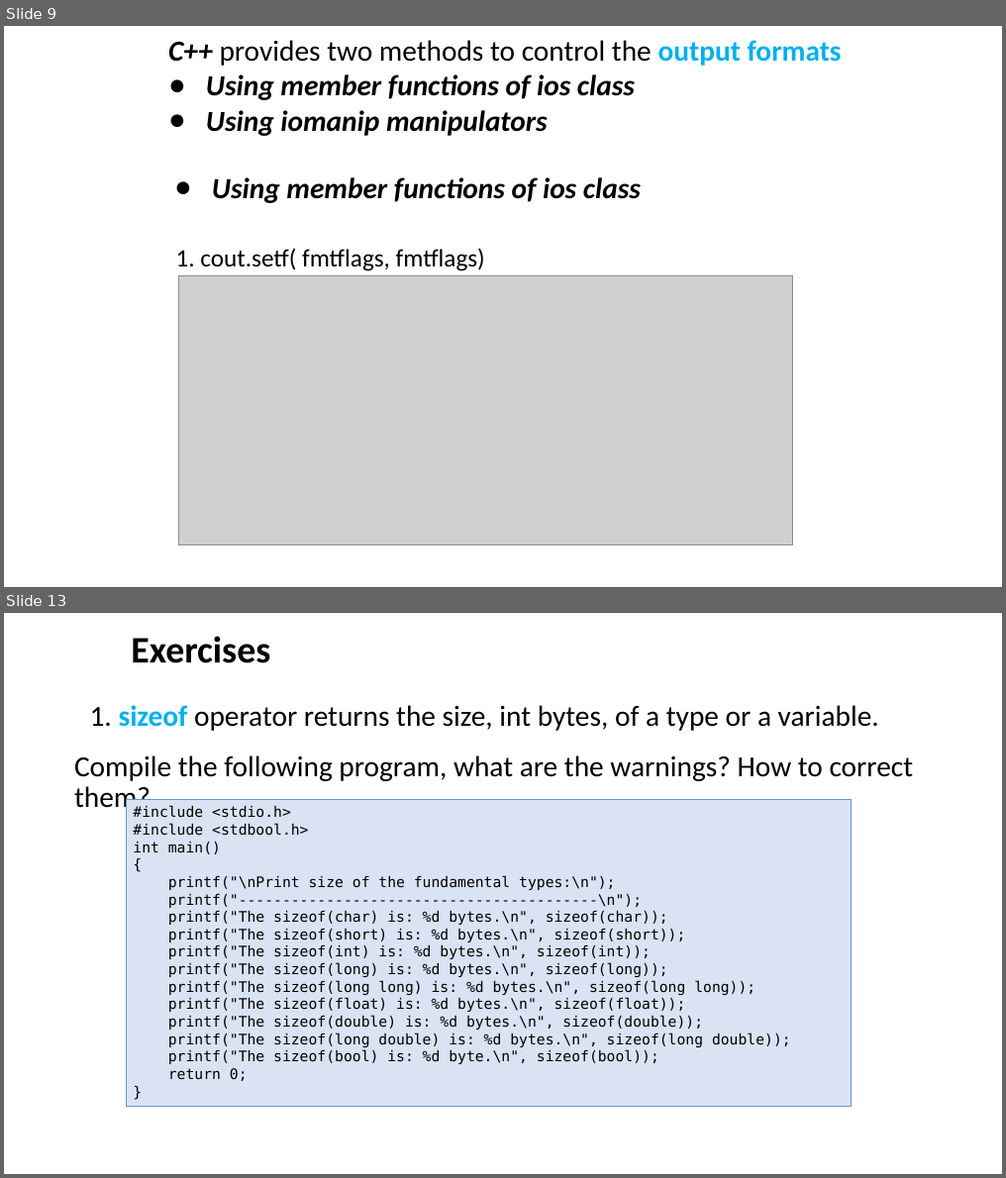
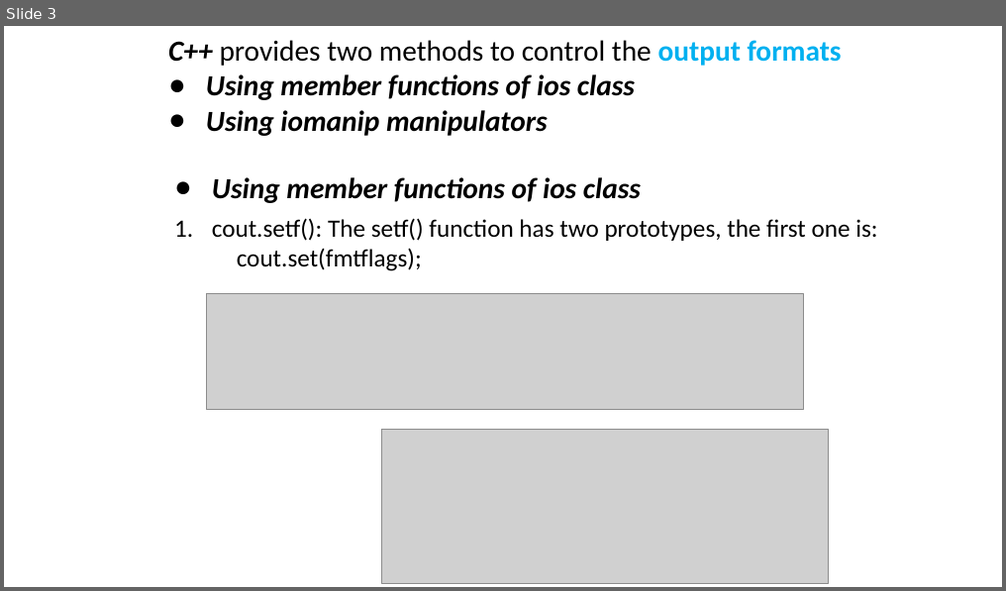
Before and after one commit to ShiqiYu/CPP, a slide deck: week02/Lab02.pptx. Shown one above the other, each under a label of ours: slides 9 and 13 before the commit, slide 3 after it; the slides between them are not shown. The pictures are 1006x1178 and 1006x591 pixels, drawn with LibreOffice and Linux fonts; fonts in the diff are those of the drawing; grey boxes stand for pictures; background and template pictures are left out. Boxes give left, top, right and bottom in pixels: in the first picture for what was removed or moved away, otherwise in the second. Text is boxed around its words. In the diff, an @@ line names an element or a change of style, - is before the commit and + after.

```diff
--- a/week02/Lab02.pptx
+++ b/week02/Lab02.pptx
@@ slide 13 removed at [4, 613, 1002, 1174], background #FFFFFF @@
@@ text removed at [131, 636, 270, 663] @@
-Exercises
@@ title removed at [90, 705, 879, 731] @@
-1. sizeof operator returns the size, int bytes, of a type or a variable.
@@ text removed at [74, 756, 914, 781] @@
-Compile the following program, what are the warnings? How to correct them?
@@ rectangle removed at [126, 799, 851, 1107] @@
-#include <stdio.h>
-#include <stdbool.h>
-int main()
-{
-printf("\nPrint size of the fundamental types:\n");
-printf("-----------------------------------------\n");
-printf("The sizeof(char) is: %d bytes.\n", sizeof(char));
-printf("The sizeof(short) is: %d bytes.\n", sizeof(short));
-printf("The sizeof(int) is: %d bytes.\n", sizeof(int));
-printf("The sizeof(long) is: %d bytes.\n", sizeof(long));
-printf("The sizeof(long long) is: %d bytes.\n", sizeof(long long));
-printf("The sizeof(float) is: %d bytes.\n", sizeof(float));
-printf("The sizeof(double) is: %d bytes.\n", sizeof(double));
-printf("The sizeof(long double) is: %d bytes.\n", sizeof(long double));
-printf("The sizeof(bool) is: %d byte.\n", sizeof(bool));
-return 0;
-}
@@ what was slide 9 is now slide 3 @@
@@ slide 3 changed as well @@
@@ text at [212, 218, 877, 272]: text changed @@
-1. cout.setf( fmtflags, fmtflags)
+1. cout.setf(): The setf() function has two prototypes, the first one is:
+cout.set(fmtflags);
@@ picture removed at [179, 276, 793, 545] @@
@@ picture added at [206, 294, 804, 409] @@
@@ picture added at [382, 429, 829, 583] @@
```
Also in this commit, not shown: 5 other slides changed, 9 slides added, 10 other slides removed.
